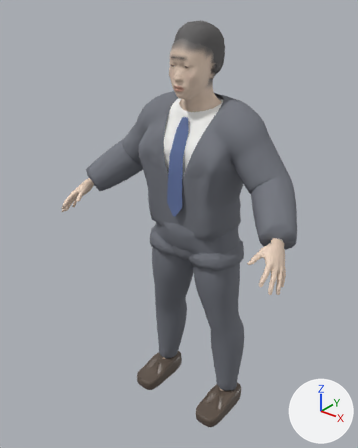
The glTF model assets/people/prof_normal.glb as it was, and as the next commit left it.
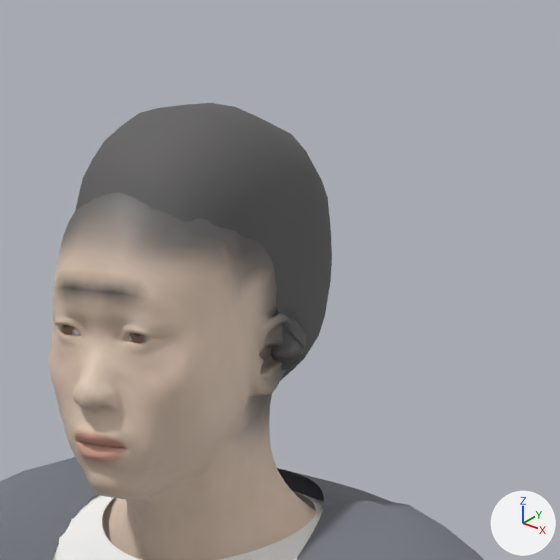
Old and new are each drawn whole from a 50 mm lens placed at (1.069, -1.467, 1.73), pointed at (-0.039, -0.081, 0.87) and again close up on the part from 44% to 75% of the width and 0% to 25% of the height. The lights are fixed; the arrows at lower right show +X, +Y and +Z. The last two pictures show the newer version. Vertices at exactly the same position are counted once.

Names of what the first close-up shows: 'Body', 'Hair', 'Outer', 'Top'.
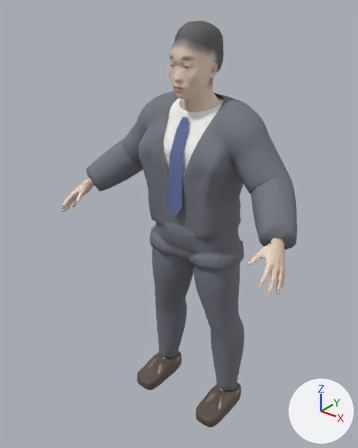
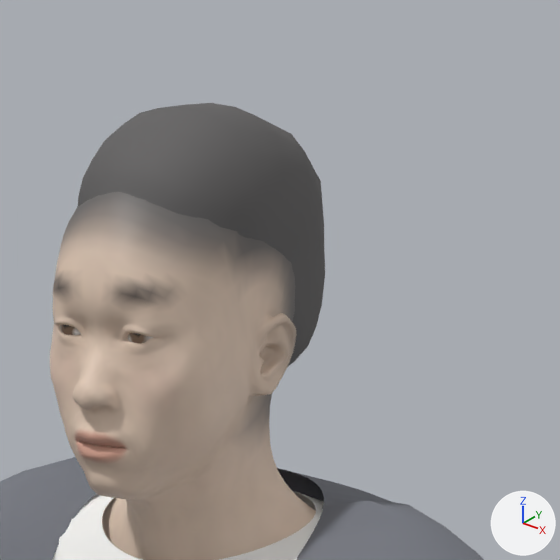
What changed in the scene script:
```text
Change me_body:
    where me_body.from_pydata(...)  # 8788 vertices, 17182 faces; spans x -0.51..0.51, y -0.32..0.11, z 0.06..1.59
    used by ob_body; location = (0.0, 0.0, 0.0)
    me_body part 1: 964 faces centred in x -0.08..0.08, y -0.14..-0.01, z 1.39..1.53 are repainted in the vertex colours; the middle colour goes from beige #d1bcab to beige #e6cebb
    me_body part 2: 736 faces centred in x -0.08..0.08, y -0.14..-0.03, z 1.43..1.54 are repainted in the vertex colours; the middle colour goes from grey #887f78 to beige #ddc7b4
    me_body part 3: 753 faces centred in x -0.08..0.08, y -0.14..0.02, z 1.41..1.58 are repainted in the vertex colours; the middle colour goes from dark grey #686563 to beige #b5a496
Change me_hair:
    used by ob_hair; location = (0.0, 0.0, 0.0)
    remove me_hair.from_pydata(...)  # 536 vertices, 932 faces; spans x -0.092..0.092, y -0.114..0.077, z 1.429..1.617
    add me_hair.from_pydata(...)  # 272 vertices, 476 faces; spans x -0.07..0.07, y -0.113..0.077, z 1.429..1.616
    me_hair part 4: 34 vertices moved from x 0.044..0.076, y -0.054..0.058, z 1.433..1.583 to x 0.044..0.069, y -0.053..0.057, z 1.435..1.583; 146 vertices removed from x 0.033..0.092, y -0.039..0.014, z 1.431..1.526; 16 vertices added at x 0.033..0.067, y -0.032..0.014, z 1.431..1.528
    me_hair part 5: 4 vertices moved from x -0.018..0.018, y -0.114..-0.113, z 1.559..1.561 to x -0.02..0.02, y -0.113..-0.111, z 1.559..1.561; 12 vertices removed from x -0.055..0.055, y -0.113..-0.089, z 1.545..1.555; 8 vertices added at x -0.054..0.054, y -0.108..-0.089, z 1.546..1.556
    other edits to the shape of me_hair do not show in these pictures
```

What differs and where, as boxes (x1, y1, x2, y2) in the close-ups (560 x 560 px; the box of a moved part takes in the faces that stretch with it):
'Hair', reshaped
    before: (75, 103, 332, 381)
    after: (77, 103, 325, 366)
part 1 of me_body, edited (looks the same)
    both: (53, 241, 275, 463)
part 2 of me_body, recoloured
    both: (69, 241, 289, 409)
part 3 of me_body, recoloured
    both: (59, 198, 292, 421)
part 4 of me_hair, cut back
    before: (238, 132, 332, 381)
    after: (238, 132, 325, 366)
part 5 of me_hair, moved or reshaped
    before: (75, 177, 222, 228)
    after: (77, 177, 222, 227)
